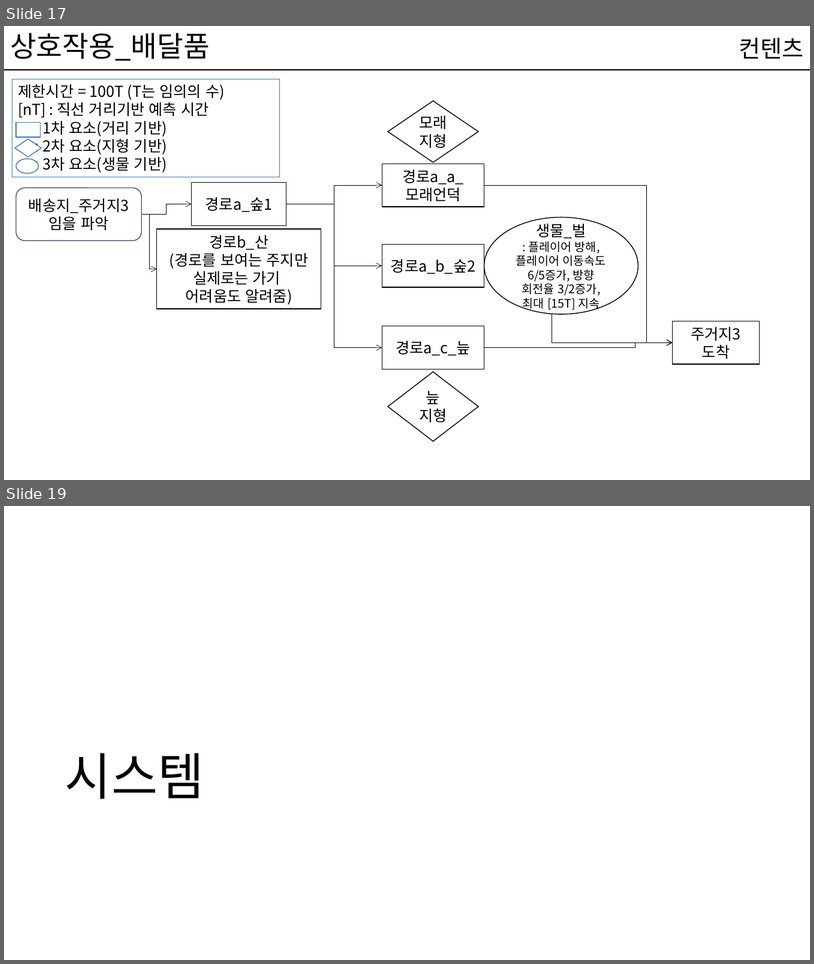
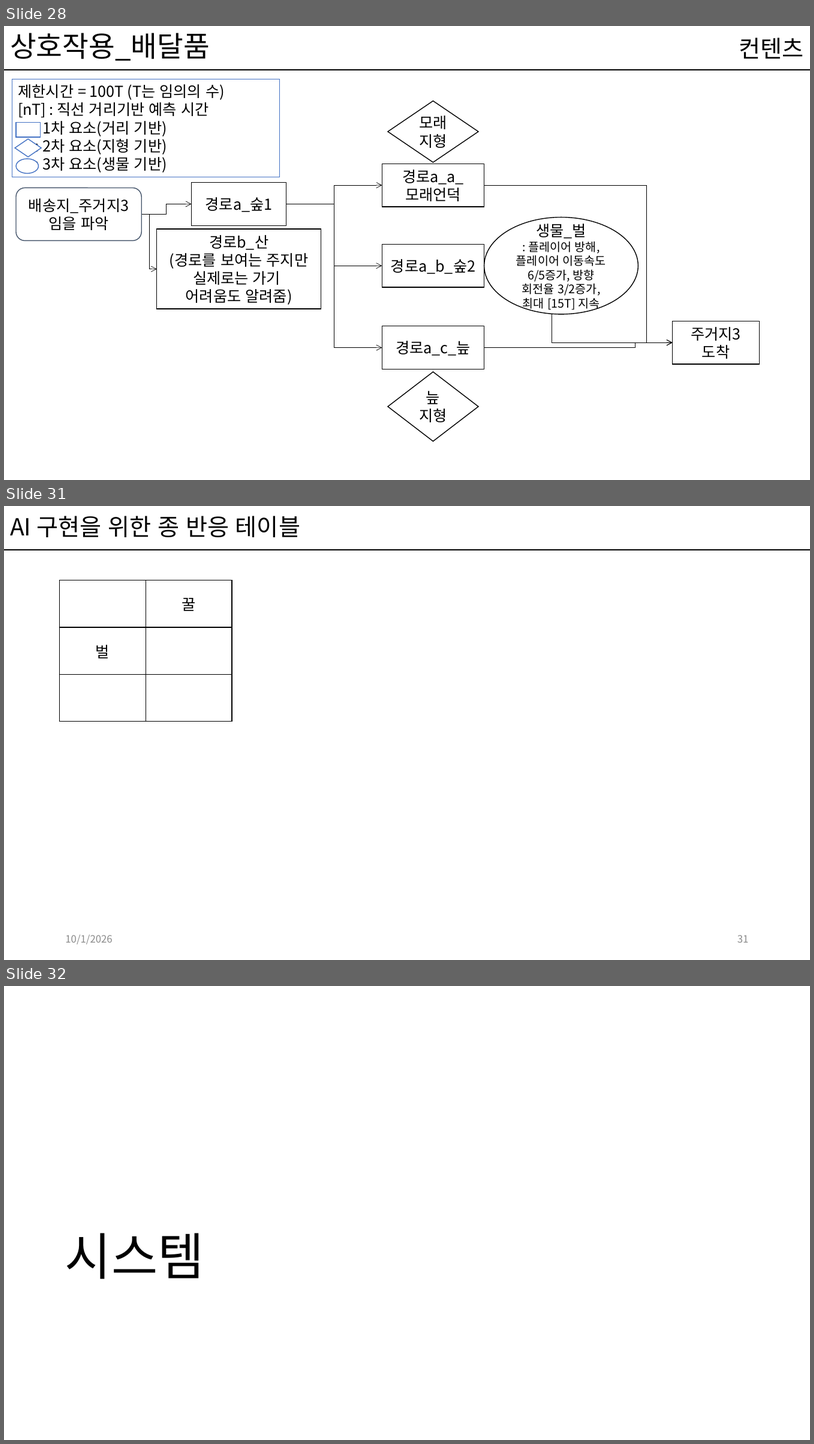
Before and after one commit to kwakyerin/2026_Graduation_Project, a slide deck: documents/HyunahKwon/design/designing/for_teammates/프로토타입_기획.pptx. Shown one above the other, each under a label of ours: slides 17 and 19 before the commit, slides 28, 31 and 32 after it; the slides between them are not shown. The pictures are 814x964 and 814x1444 pixels, drawn with LibreOffice and Linux fonts; fonts in the diff are those of the drawing. Boxes give left, top, right and bottom in pixels: in the first picture for what was removed or moved away, otherwise in the second. Text is boxed around its words. In the diff, an @@ line names an element or a change of style, - is before the commit and + after.

```diff
--- a/documents/HyunahKwon/design/designing/for_teammates/프로토타입_기획.pptx
+++ b/documents/HyunahKwon/design/designing/for_teammates/프로토타입_기획.pptx
@@ slide 31 added at (x1=4, y1=506, x2=810, y2=960), background #FFFFFF; not listed: 1 template element that a slide beside it also shows @@
@@ title added at (x1=10, y1=516, x2=300, y2=537), 28 pt, text #000000 @@
+AI 구현을 위한 종 반응 테이블
@@ table added at (x1=60, y1=580, x2=233, y2=721), 3 rows, 2 columns @@
+ | 꿀
+벌 | 
+ | 
@@ text added at (x1=65, y1=934, x2=112, y2=944), 12 pt, text #8C8C8C @@
+10/1/2026
@@ page number added at (x1=738, y1=934, x2=749, y2=942), 12 pt, text #8C8C8C @@
+31
@@ what was slide 17 is now slide 28 @@
@@ what was slide 19 is now slide 32 @@
```
Also in this commit, not shown: 20 slides changed, 11 other slides added, 3 other files.
